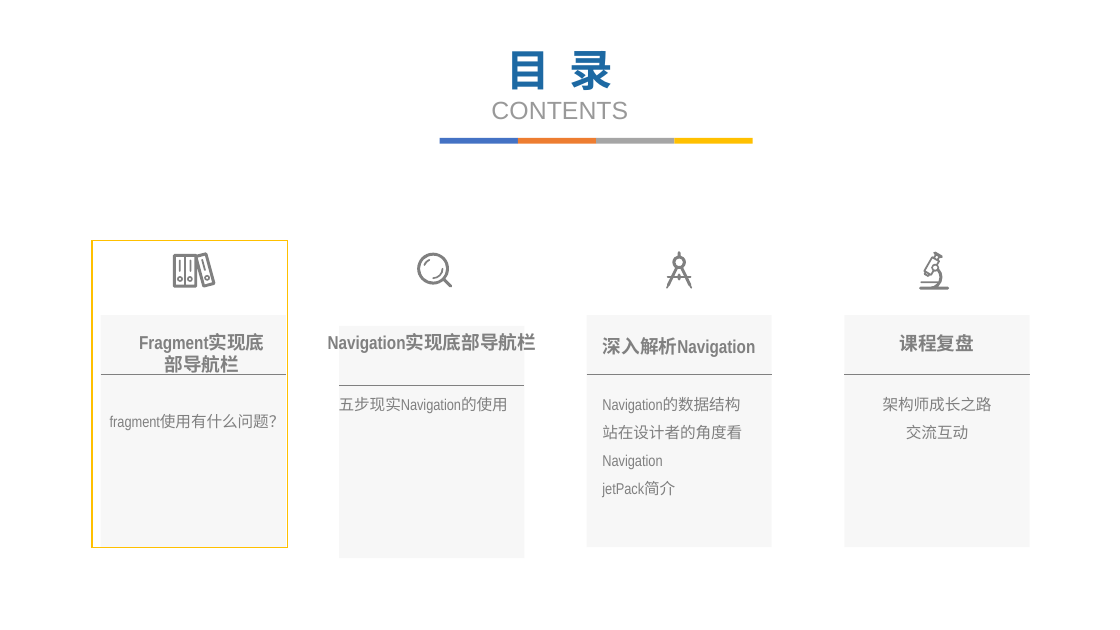
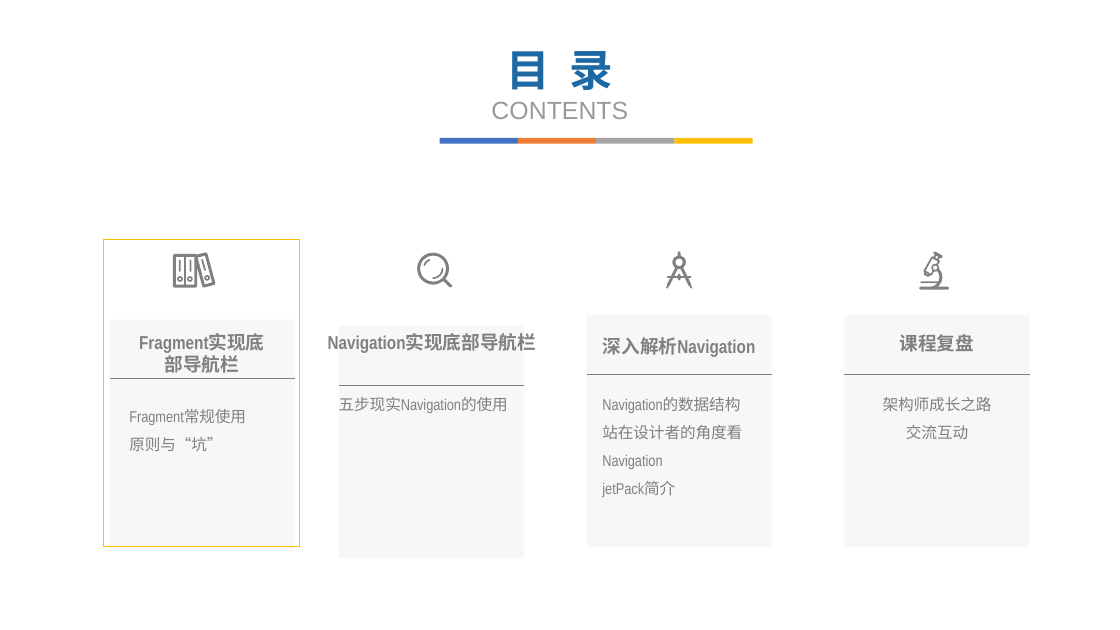
Before and after one commit to fanzhangvip/xiangxue, a slide deck: slide 4 of doc/ppt/navigation实战.pptx. Drawn at 1120x630 pixels with LibreOffice and Linux fonts; fonts in the diff are those of the drawing; background and template pictures are left out. Boxes give left, top, right and bottom in pixels: in the first picture for what was removed or moved away, otherwise in the second. Text is boxed around its words. In the diff, an @@ line names an element or a change of style, - is before the commit and + after.

```diff
--- a/doc/ppt/navigation实战.pptx
+++ b/doc/ppt/navigation实战.pptx
@@ rectangle: place and size @@
-rectangle at bbox=[92, 240, 288, 547]
+rectangle at bbox=[104, 239, 300, 546]
@@ rectangle: place and size @@
-rectangle at bbox=[101, 315, 287, 547]
+rectangle at bbox=[110, 319, 296, 551]
@@ line moved from (101, 374) - (286, 374) to (110, 378) - (295, 378) @@
@@ text at bbox=[129, 409, 246, 451]: text changed @@
-fragment使用有什么问题？
+Fragment常规使用
+原则与“坑”
```
Also in this commit, not shown: 2 other slides changed, 5 slides added, 11 other files.
